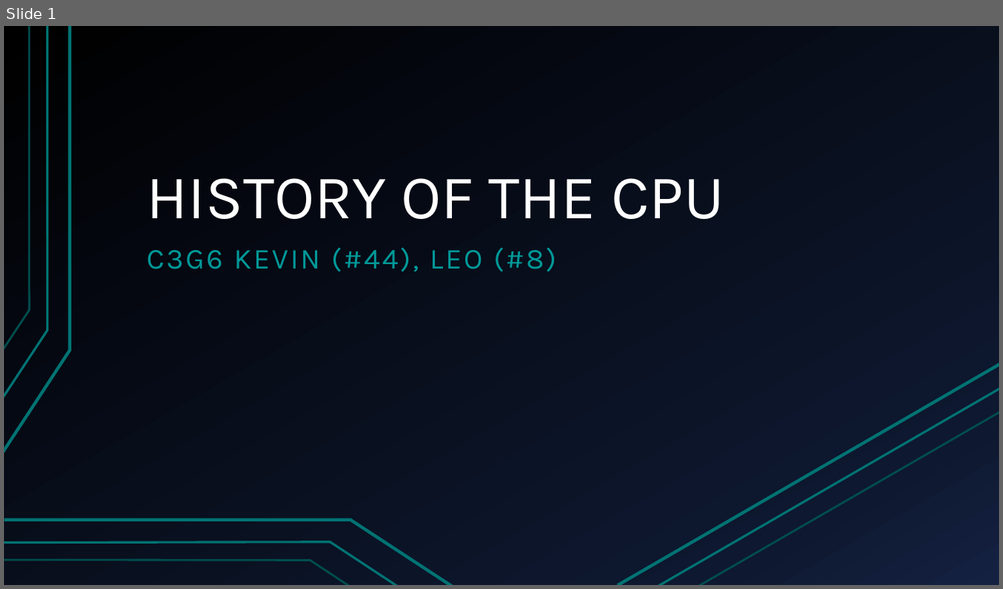
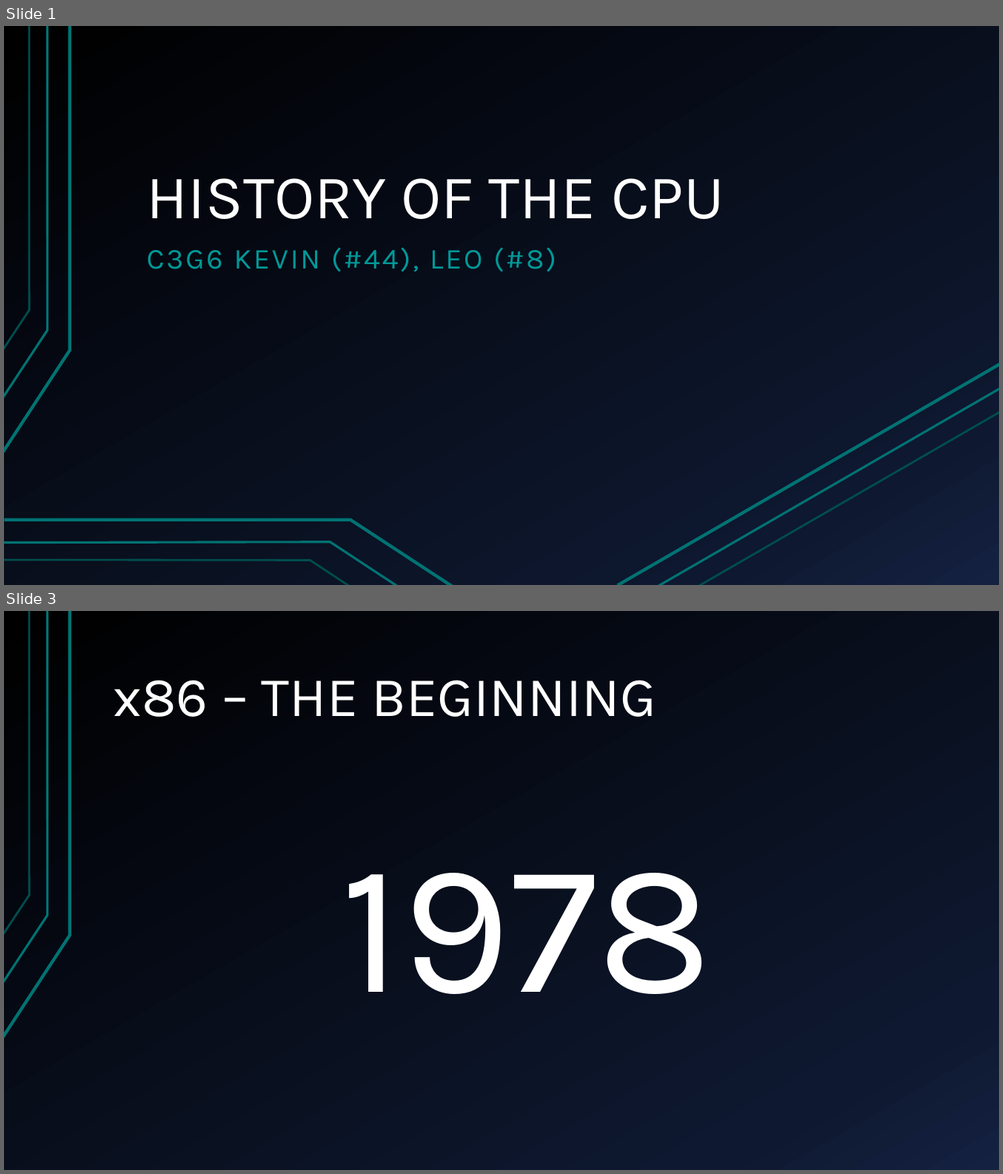
Before and after one commit to pythonleo/EnglishProject, a slide deck: template.pptx. Shown one above the other, each under a label of ours: slide 1 before the commit, slides 1 and 3 after it; the slides between them are not shown. The pictures are 1003x589 and 1003x1174 pixels, drawn with LibreOffice and Linux fonts; fonts in the diff are those of the drawing. Boxes give left, top, right and bottom in pixels: in the first picture for what was removed or moved away, otherwise in the second. Text is boxed around its words. In the diff, an @@ line names an element or a change of style, - is before the commit and + after.

```diff
--- a/template.pptx
+++ b/template.pptx
@@ slide 3 added at <box>4,611,999,1170</box>, background gradient #000000 to #0F1931 to #142242; not listed: 3 template elements that a slide beside it also shows @@
@@ title added at <box>114,680,655,717</box>, 54 pt, text #FFFFFF @@
+x86 – THE BEGINNING
@@ text added at <box>340,873,711,994</box>, 180 pt, text #FFFFFF @@
+1978
```
Also in this commit, not shown: 2 slides changed, 6 other slides added, 1 slide removed.
